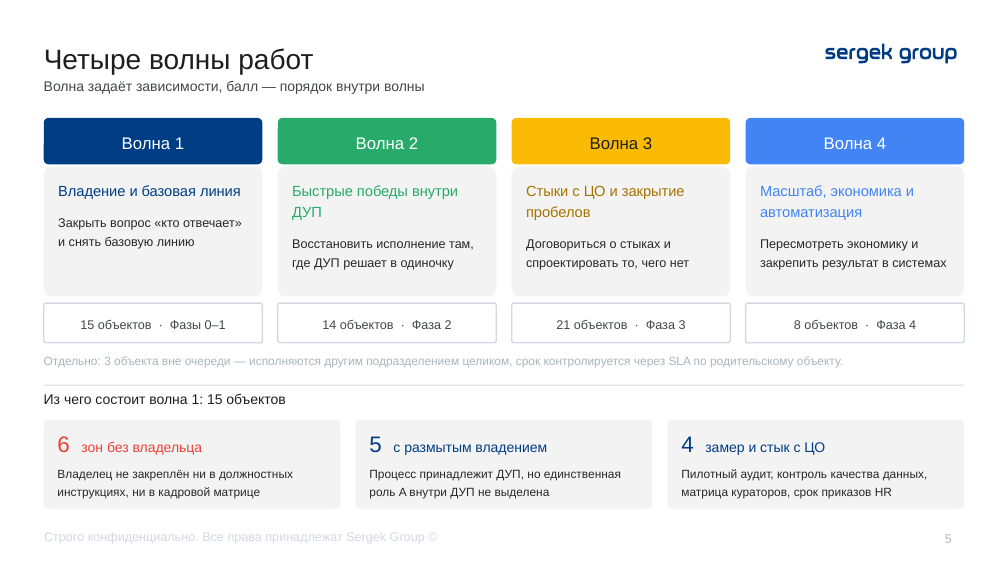
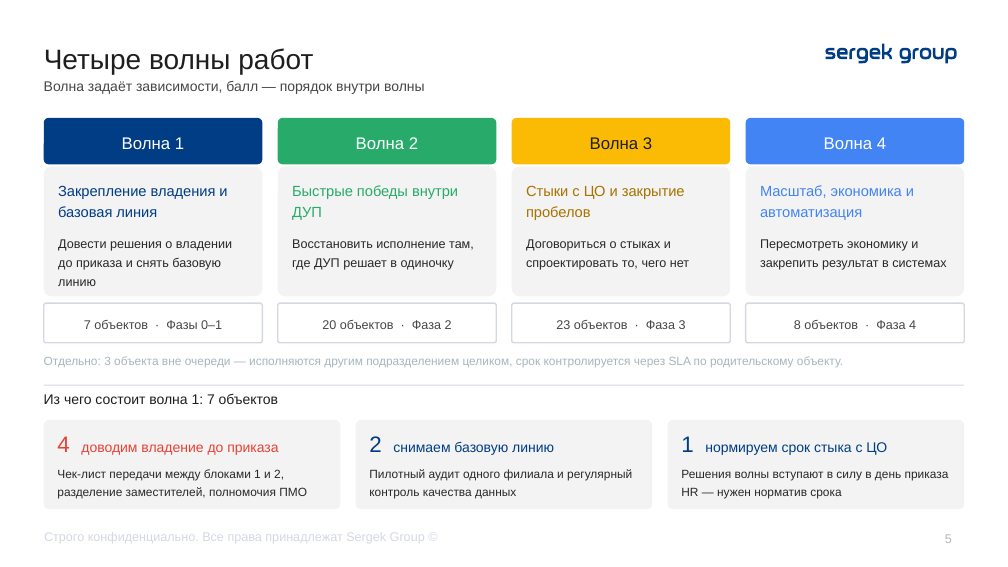
Before and after one commit to TemeshevProject/SG-DUP-Project, a slide deck: slide 5 of dup_project/02_Презентация/ДУП_Приоритеты_реинжиниринга_презентация.pptx. Drawn at 1008x567 pixels with LibreOffice and Linux fonts; fonts in the diff are those of the drawing. Boxes give left, top, right and bottom in pixels: in the first picture for what was removed or moved away, otherwise in the second. Text is boxed around its words. In the diff, an @@ line names an element or a change of style, - is before the commit and + after.

```diff
--- a/dup_project/02_Презентация/ДУП_Приоритеты_реинжиниринга_презентация.pptx
+++ b/dup_project/02_Презентация/ДУП_Приоритеты_реинжиниринга_презентация.pptx
@@ text in rounded rectangle at (x1=58, y1=185, x2=232, y2=286): text changed @@
-Владение и базовая линия
-Закрыть вопрос «кто отвечает» и снять базовую линию
+Закрепление владения и базовая линия
+Довести решения о владении до приказа и снять базовую линию
@@ text in rounded rectangle at (x1=84, y1=320, x2=222, y2=329): text changed @@
-15 объектов · Фазы 0–1
+7 объектов · Фазы 0–1
@@ text in rounded rectangle at (x1=322, y1=320, x2=452, y2=329): text changed @@
-14 объектов · Фаза 2
+20 объектов · Фаза 2
@@ text in rounded rectangle at (x1=556, y1=320, x2=686, y2=329): text changed @@
-21 объектов · Фаза 3
+23 объектов · Фаза 3
@@ text at (x1=44, y1=394, x2=278, y2=404): text changed @@
-Из чего состоит волна 1: 15 объектов
+Из чего состоит волна 1: 7 объектов
@@ text in rounded rectangle at (x1=57, y1=436, x2=307, y2=498): text changed @@
-6 зон без владельца
-Владелец не закреплён ни в должностных инструкциях, ни в кадровой матрице
+4 доводим владение до приказа
+Чек-лист передачи между блоками 1 и 2, разделение заместителей, полномочия ПМО
@@ text in rounded rectangle at (x1=369, y1=436, x2=632, y2=498): text changed @@
-5 с размытым владением
-Процесс принадлежит ДУП, но единственная роль A внутри ДУП не выделена
+2 снимаем базовую линию
+Пилотный аудит одного филиала и регулярный контроль качества данных
@@ text in rounded rectangle at (x1=681, y1=436, x2=949, y2=498): text changed @@
-4 замер и стык с ЦО
-Пилотный аудит, контроль качества данных, матрица кураторов, срок приказов HR
+1 нормируем срок стыка с ЦО
+Решения волны вступают в силу в день приказа HR — нужен норматив срока
```
Also in this commit, not shown: 7 other slides changed, 9 other files.
